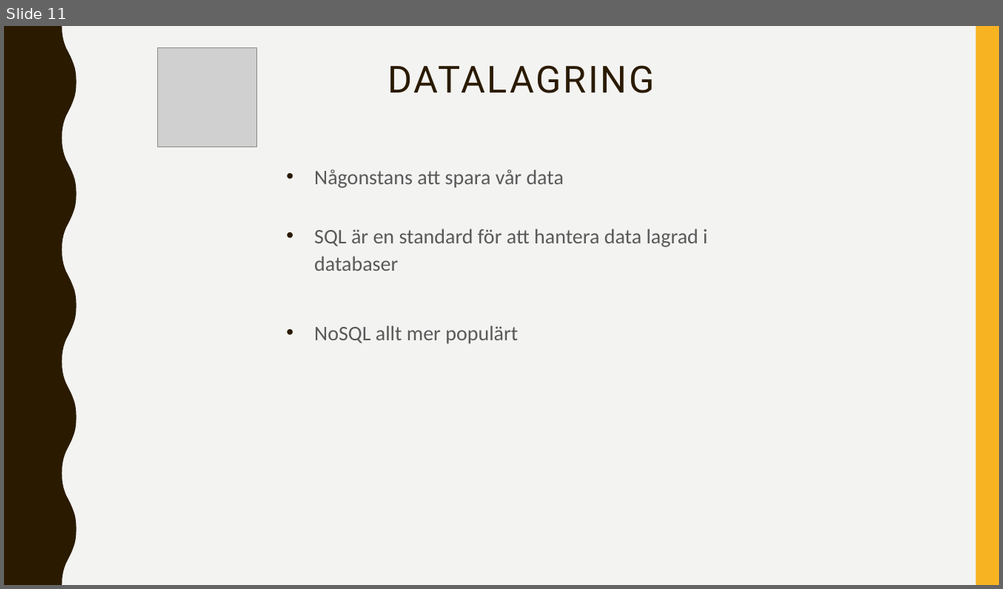
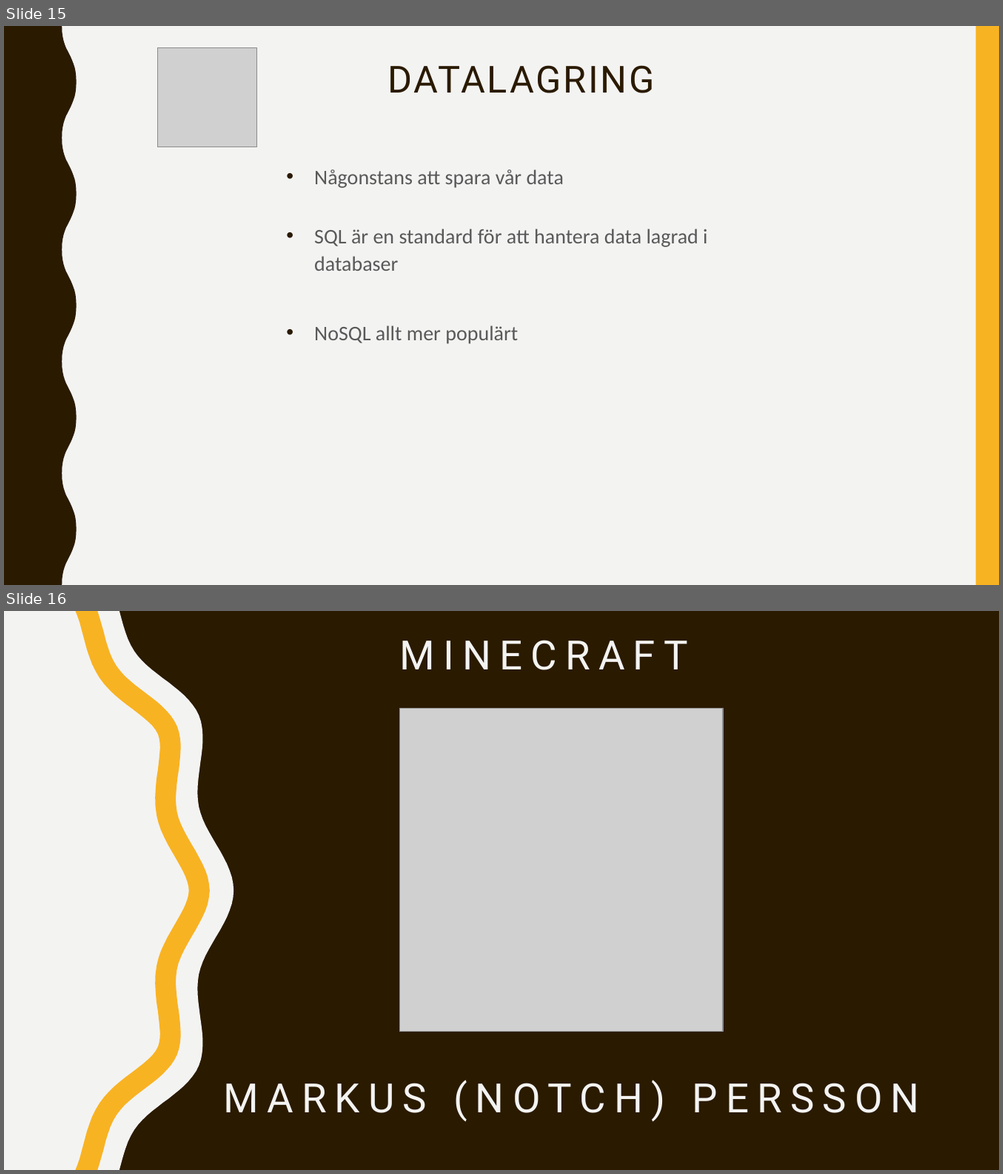
Before and after one commit to abbjetmus/programmering, a slide deck: Webben.pptx. Shown one above the other, each under a label of ours: slide 11 before the commit, slides 15 and 16 after it. The pictures are 1003x589 and 1003x1174 pixels, drawn with LibreOffice and Linux fonts; fonts in the diff are those of the drawing; grey boxes stand for pictures. Boxes give left, top, right and bottom in pixels: in the first picture for what was removed or moved away, otherwise in the second. Text is boxed around its words. In the diff, an @@ line names an element or a change of style, - is before the commit and + after.

```diff
--- a/Webben.pptx
+++ b/Webben.pptx
@@ slide 16 added at (4, 611, 999, 1170), background #2A1A00 @@
@@ freeform shape added at (4, 611, 234, 1170), fill #F3F3F2 @@
@@ freeform shape added at (76, 611, 210, 1170), fill #F8B323 @@
@@ text added at (400, 640, 688, 670), 39 pt, text #F3F3F2 @@
+MINECRAFT
@@ picture added at (399, 709, 723, 1032) @@
@@ text added at (223, 1080, 919, 1122), 39 pt, text #F3F3F2 @@
+MARKUS (NOTCH) PERSSON
@@ what was slide 11 is now slide 15 @@
```
Also in this commit, not shown: 1 slide changed, 5 other slides added, 2 other files.
